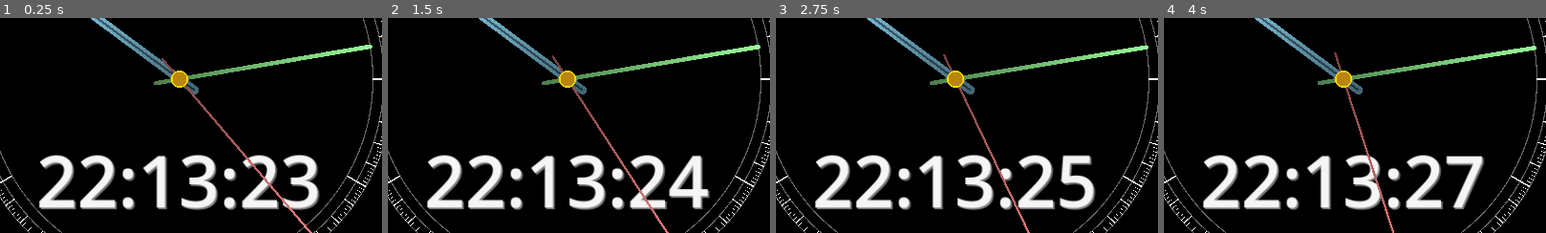
Above: before the commit, frames 1-4 (left to right).
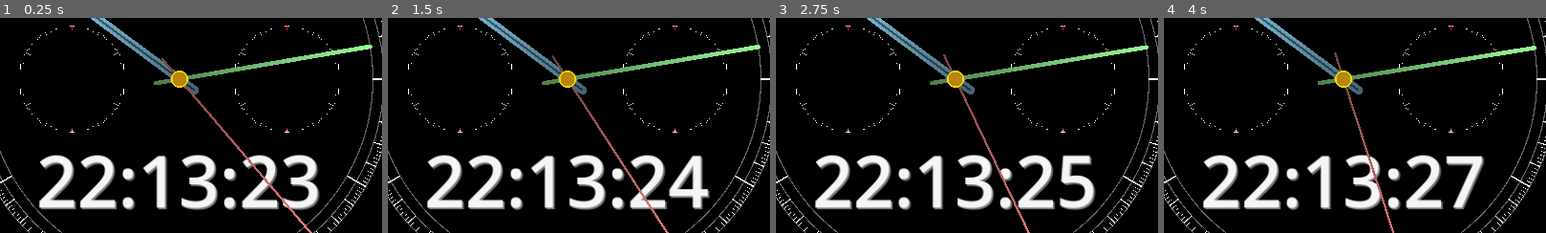
Above: after the commit, the same moments.

Repository: kasworld/gd4analogclockcal
Game: Godot game, scene res://main.tscn
The game is run twice, just before and just after one commit, with the same random seed, the same clock (stepped at 60 frames per second) and the same inputs.
Inputs:
- Up to frame 1 (0.25 s): no input
- Up to frame 2 (1.5 s): no input
- Up to frame 3 (2.75 s): no input
- Up to frame 4 (4 s): no input
The pictures show only the part of the screen within x 5-55%, y 36-86%; the shares and areas given below are measured in that part.

The runs differ from the first frame. In frame 1, 0.2% of the frame differs, in the area x 5-89%, y 3-54%; in frame 2, 0.2%; in frame 3, 0.2%; in frame 4, 0.2%.

Commit message:
update dial

Diff:
--- a/analog_clock.gd
+++ b/analog_clock.gd
@@ -16,19 +16,10 @@
 	add_child(Global.new_circle(clock_R-clock_R/20, Color.DIM_GRAY, clock_R/200))
 	add_child(Global.new_circle(clock_R-clock_R/10, Color.DIM_GRAY, clock_R/200))
 
-	for i in range(0,360):
-		if i == 0:
-			add_child( new_clock_face( Color.WHITE, deg2rad(i), clock_R/50, clock_R/10, 0  ) )
-			add_child( new_clock_face( Color.RED, deg2rad(i), clock_R/200, clock_R/10, 0  ) )
-		elif i % 90 ==0:
-			add_child( new_clock_face( Color.WHITE, deg2rad(i), clock_R/100, clock_R/10, 0  ) )
-			add_child( new_clock_face( Color.RED, deg2rad(i), clock_R/300, clock_R/20, clock_R/20  ) )
-		elif i % 30 == 0 :
-			add_child( new_clock_face( Color.WHITE, deg2rad(i), clock_R/150, clock_R/10, 0  ) )
-		elif i % 6 == 0 :
-			add_child( new_clock_face( Color.WHITE, deg2rad(i), clock_R/200, clock_R/20, 0  ) )
-		else :
-			add_child( new_clock_face( Color.WHITE, deg2rad(i), clock_R/400, clock_R/40, 0  ) )
+	draw_dial(0,0,clock_R)
+	draw_dial(-clock_R/2, 0,clock_R/4)
+	draw_dial( clock_R/2, 0,clock_R/4)
+
 
 	HourHand = clock_hand(Global.HandDict.hour)
 	add_child(HourHand)
@@ -42,18 +33,35 @@
 	add_child(Global.new_circle_fill(clock_R/25, Color.GOLD))
 	add_child(Global.new_circle_fill(clock_R/30, Color.DARK_GOLDENROD))
 
-func new_clock_face(co :Color, rad :float, w , h, y ) -> Line2D:
+func draw_dial(x,y, r):
+	for i in range(0,360):
+		if i == 0:
+			add_child( new_clock_face( Vector2(x,y), r, Color.WHITE, deg2rad(i), r/50, r/10, 0  ) )
+			add_child( new_clock_face( Vector2(x,y), r, Color.RED, deg2rad(i), r/200, r/10, 0  ) )
+		elif i % 90 ==0:
+			add_child( new_clock_face( Vector2(x,y), r, Color.WHITE, deg2rad(i), r/100, r/10, 0  ) )
+			add_child( new_clock_face( Vector2(x,y), r, Color.RED, deg2rad(i), r/300, r/20, r/20  ) )
+		elif i % 30 == 0 :
+			add_child( new_clock_face( Vector2(x,y), r, Color.WHITE, deg2rad(i), r/150, r/10, 0  ) )
+		elif i % 6 == 0 :
+			add_child( new_clock_face( Vector2(x,y), r, Color.WHITE, deg2rad(i), r/200, r/20, 0  ) )
+		else :
+			add_child( new_clock_face( Vector2(x,y), r, Color.WHITE, deg2rad(i), r/400, r/40, 0  ) )
+
+
+func new_clock_face(p :Vector2,r, co :Color, rad :float, w , h, y ) -> Line2D:
 	var cr = Line2D.new()
 	cr.default_color = co
 	cr.width = w
-	cr.add_point(Vector2(0,y-clock_R))
-	cr.add_point(Vector2(0,y-clock_R+h))
+	cr.add_point(Vector2(0,y-r))
+	cr.add_point(Vector2(0,y-r+h))
 	cr.rotation = rad
+	cr.position = p
 	return cr
 
 func clock_hand(dict :Dictionary) -> Line2D:
 	var cr = Line2D.new()
-	var pca : PackedColorArray
+	var pca : PackedColorArray = []
 	pca.append(dict.color)
 	pca.append(dict.color.darkened(0.5))
 	var gr = Gradient.new()
